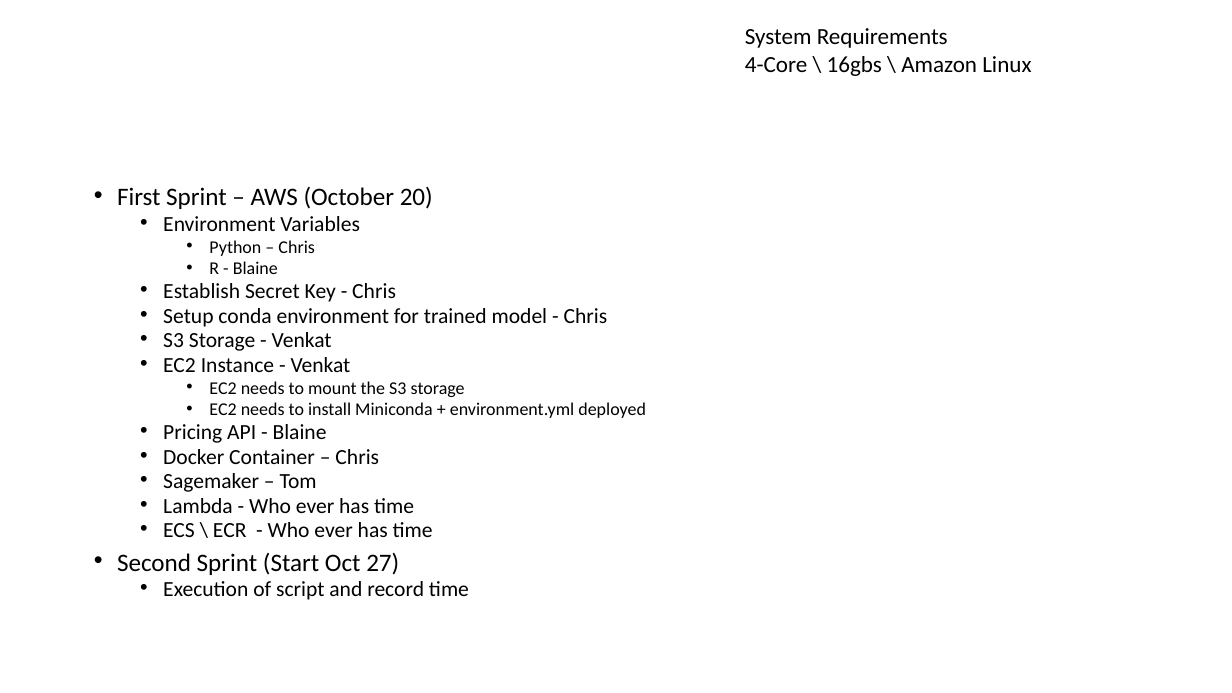
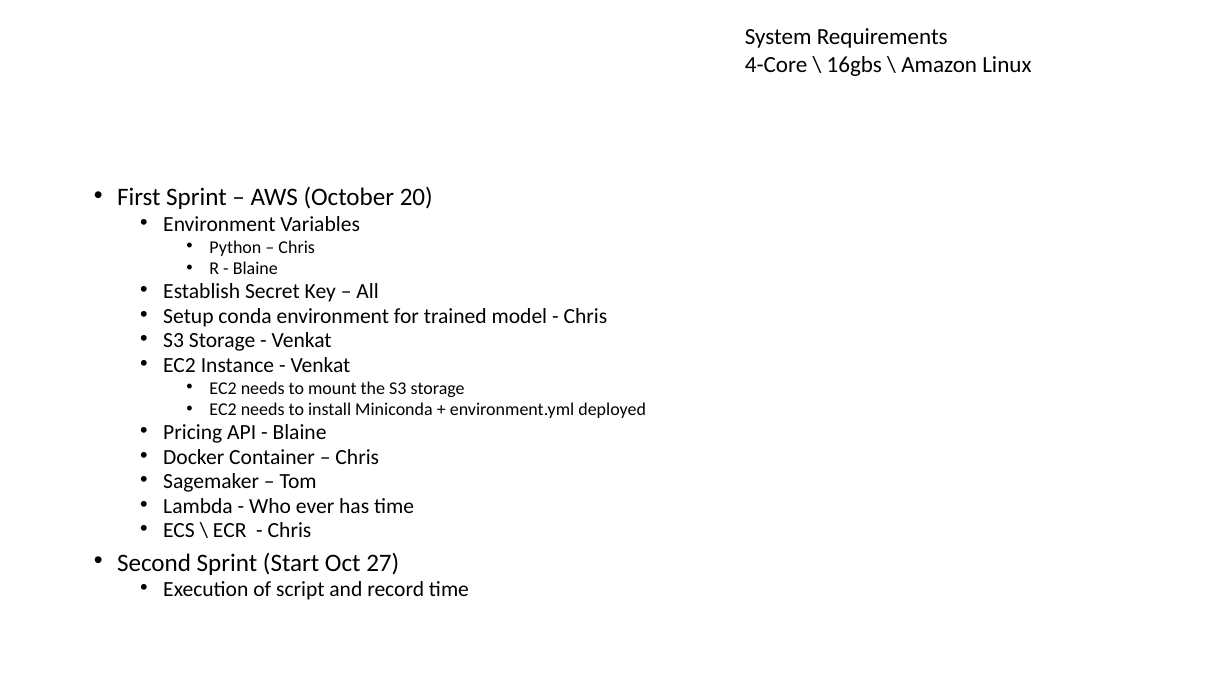
Before and after one commit to toadies/7346_Cloud_Automation, a slide deck: slide 4 of Documentation/Workflow Outline.pptx. Drawn at 1232x693 pixels with LibreOffice and Linux fonts; fonts in the diff are those of the drawing. Boxes give left, top, right and bottom in pixels: in the first picture for what was removed or moved away, otherwise in the second. Text is boxed around its words. In the diff, an @@ line names an element or a change of style, - is before the commit and + after.

Commit message:
updates to tasks

```diff
--- a/Documentation/Workflow Outline.pptx
+++ b/Documentation/Workflow Outline.pptx
@@ text at <box>163,283,378,302</box>: text changed @@
-  • Establish Secret Key - Chris
+  • Establish Secret Key – All
@@ text at <box>163,522,312,537</box>: text changed @@
-  • ECS \ ECR - Who ever has time
+  • ECS \ ECR - Chris
```
